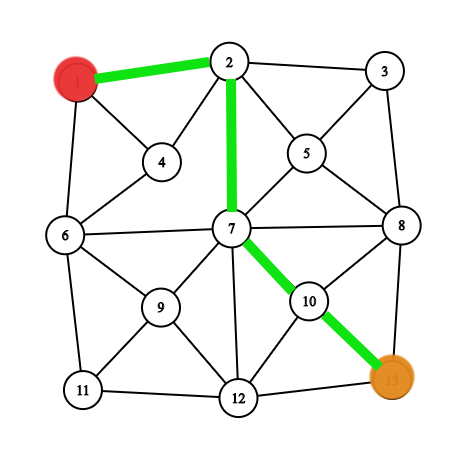
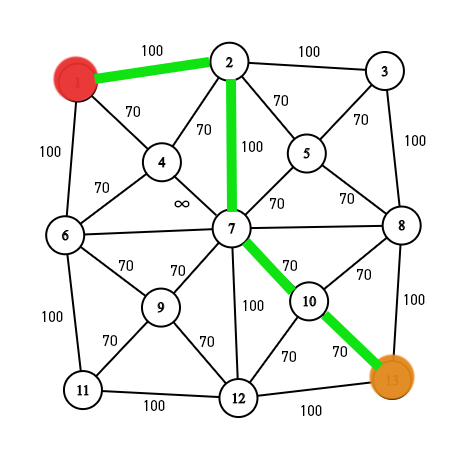
Before/after of a 462×462 layered artwork. What changed in the layer stack:
added layer "Shape 5" above "70 copy 14" over [left=173, top=175, right=217, bottom=216]
added layer "70 copy 14" above "70 copy 13" over [left=103, top=335, right=117, bottom=346]
added layer "70 copy 13" above "70 copy 12" over [left=200, top=336, right=214, bottom=347]
added layer "70 copy 12" above "70 copy 11" over [left=171, top=265, right=185, bottom=276]
added layer "70 copy 11" above "70 copy 10" over [left=119, top=260, right=133, bottom=271]
added layer "70 copy 10" above "∞" over [left=95, top=182, right=109, bottom=193]
added layer "70 copy 9" above "70 copy 8" over [left=197, top=124, right=211, bottom=135]
added layer "70 copy 8" above "70 copy 7" over [left=126, top=106, right=140, bottom=117]
added layer "70 copy 7" above "70 copy 6" over [left=274, top=95, right=288, bottom=106]
added layer "70 copy 6" above "70 copy 5" over [left=354, top=114, right=368, bottom=125]
added layer "70 copy 5" above "70 copy 4" over [left=270, top=198, right=284, bottom=209]
added layer "100 copy 9" above "100 copy 8" over [left=404, top=294, right=425, bottom=305]
added layer "100 copy 8" above "100 copy 7" over [left=301, top=405, right=322, bottom=416]
added layer "100 copy 7" above "100 copy 6" over [left=144, top=400, right=165, bottom=411]
added layer "100 copy 6" above "100 copy 5" over [left=42, top=311, right=63, bottom=322]
added layer "100 copy 5" above "100 copy 4" over [left=243, top=300, right=264, bottom=311]
added layer "100 copy 4" above "100 copy 3" over [left=242, top=141, right=263, bottom=152]
added layer "100 copy 3" above "100 copy 2" over [left=40, top=146, right=61, bottom=157]
added layer "100 copy 2" above "100 copy" over [left=405, top=135, right=426, bottom=146]
added layer "100 copy" above "100" over [left=299, top=46, right=320, bottom=57]
added layer "100" above "Layer 1" over [left=142, top=45, right=163, bottom=56]
…and 6 more changes (6 added)
